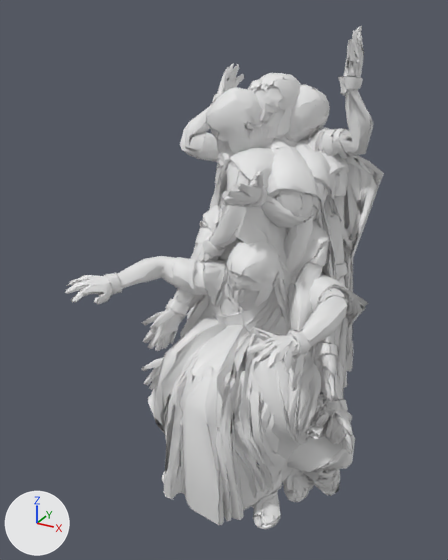
One commit to the glTF model public/models/figures/aunty.glb: the scene before it, then after it.
One viewpoint serves both versions: a 50 mm camera at (0.933, -2.091, 1.77) aimed at (-0.107, -0.199, 0.825). Lighting does not change. The marker at lower left points along +X, +Y and +Z. The picture after the commit comes second.

The older version as bpy lines, for what is in view:
```python
me_hop = bpy.data.meshes.new('hop')
me_hop.from_pydata(...)  # 7297 vertices, 7000 faces; spans x -0.56..0.432, y -0.681..0.154, z 0.0..1.053
me_sit = bpy.data.meshes.new('sit')
me_sit.from_pydata(...)  # 7297 vertices, 7000 faces; spans x -0.469..0.467, y -0.511..0.156, z 0.0..0.988
me_stand_c = bpy.data.meshes.new('stand_c')
me_stand_c.from_pydata(...)  # 7297 vertices, 7000 faces; spans x -0.36..0.26, y -0.35..0.38, z 0.0..1.52
ob_hop = bpy.data.objects.new('hop', me_hop)
ob_hop.location = (0.0, 0.0, 0.0)
ob_sit = bpy.data.objects.new('sit', me_sit)
ob_sit.location = (0.0, 0.0, 0.0)
ob_stand_c = bpy.data.objects.new('stand_c', me_stand_c)
ob_stand_c.location = (0.0, 0.0, 0.0)
# also in view: 'talk_b' at (-0.009, -0.072, 0.859); 'ride' at (0.051, -0.191, 0.653); 'chair' at (0.0, -0.212, 0.606); 'talk' at (0.044, -0.141, 0.773); 'stand' at (0.0, 0.001, 0.78)
```
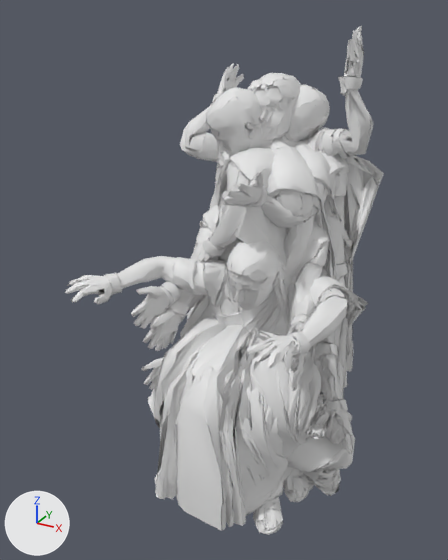
Where the change shows, as pixel boxes (x1, y1, x2, y2) in the pictures (448 x 560 px):
'drive', added: after (131, 253, 331, 534)
'chair', unchanged, covered by the edit: before (142, 254, 338, 529); after (142, 255, 338, 525)

Diff of the bpy script that builds the scene:
```diff
--- a/public/models/figures/aunty.glb.py
+++ b/public/models/figures/aunty.glb.py
@@ me_drive @@
+me_drive.from_pydata(...)  # 7380 vertices, 6999 faces; spans x -0.326..0.369, y -0.6..0.157, z 0.0..1.221
@@ ob_drive @@
+ob_drive = bpy.data.objects.new('drive', me_drive)
+ob_drive.location = (0.0, 0.0, 0.0)
```
